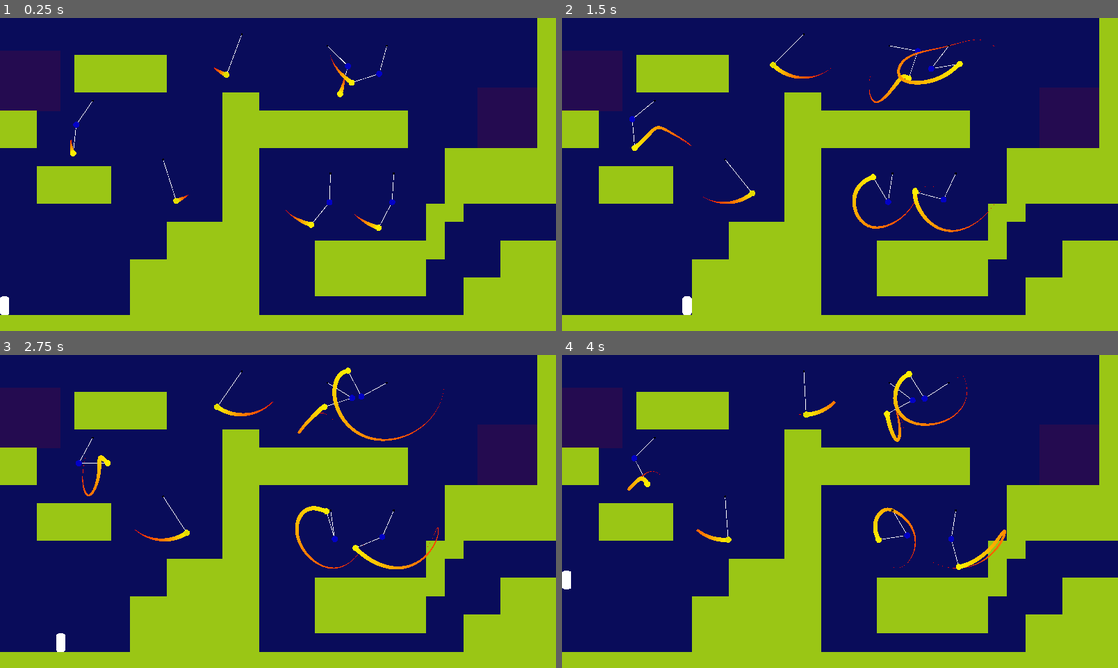
Above: before the commit, frames 1-4 (two rows, left to right).
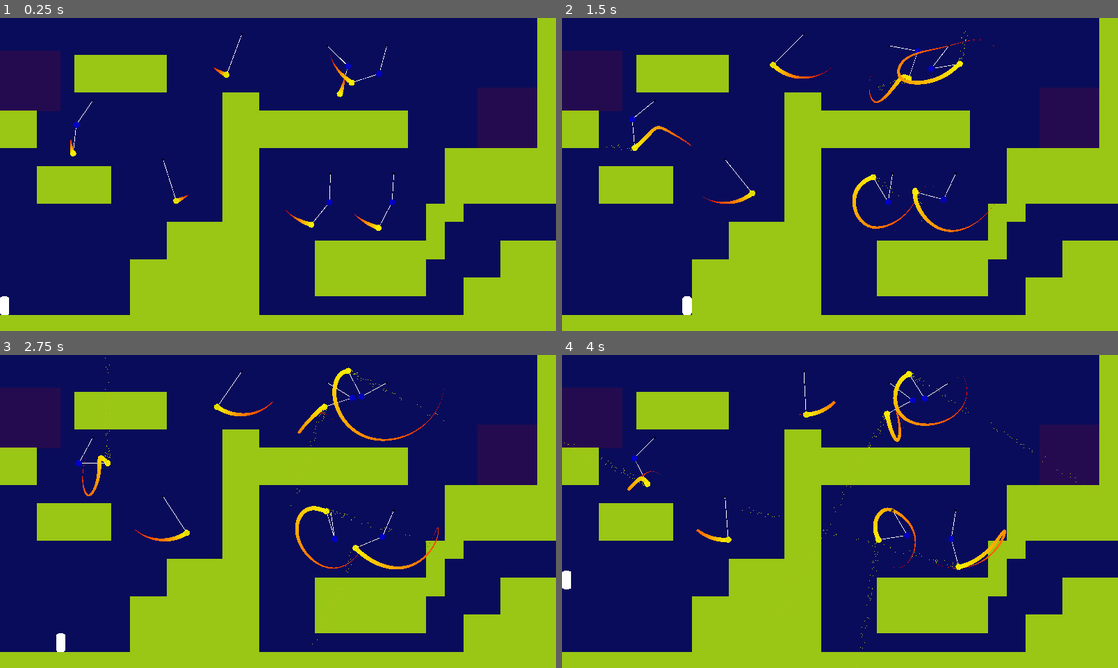
Above: after the commit, the same moments.

Repository: Eurydice86/Pendulum
Game: Godot game, scene res://scenes/ActualLevel2.tscn
The game is run twice, just before and just after one commit, with the same random seed, the same clock (stepped at 60 frames per second) and the same inputs. This scene is started directly instead of the project's main scene. The engine's default icon, where the game draws it, is replaced by a stand-in: a white triangle on a blue panel in a dark square.
Inputs:
- Up to frame 1 (0.25 s): no input
- Up to frame 2 (1.5 s): hold D (move_right) from 0.53 s (still down); tap Space (jump) at 0.77 s
- Up to frame 3 (2.75 s): tap Space (jump) at 1.52 s; release D (move_right) at 2.03 s; hold A (move_left) from 2.03 s (still down)
- Up to frame 4 (4 s): keep holding A (move_left); tap Space (jump) at 3.02, 3.77 s

The runs differ from the first frame. In frame 1, less than 0.1% of the frame differs, in the area x 12-69%, y 20-68%; in frame 2, less than 0.1%; in frame 3, less than 0.1%; in frame 4, less than 0.1%, in the area x 0-98%, y 5-100%.

Commit message:
particle trail
added a particles thingy but the angle is still messed up

Diff:
--- a/scenes/Pendulum.tscn
+++ b/scenes/Pendulum.tscn
@@ -14,6 +14,16 @@
 colors = PoolColorArray( 1, 0, 0, 1, 1, 0.630223, 0, 1, 1, 0.937255, 0, 1 )
 
 [sub_resource type="CircleShape2D" id=3]
+
+[sub_resource type="ParticlesMaterial" id=4]
+emission_shape = 1
+emission_sphere_radius = 10.0
+flag_disable_z = true
+direction = Vector3( 0, 0, 0 )
+gravity = Vector3( 0, 98, 0 )
+orbit_velocity = 0.0
+orbit_velocity_random = 0.0
+color = Color( 0.760784, 0.811765, 0.0235294, 1 )
 
 [node name="Pendulum" type="Node2D"]
 script = ExtResource( 1 )
@@ -49,4 +59,9 @@
 [node name="CollisionShape2D" type="CollisionShape2D" parent="pivot/mass2/Area2D"]
 shape = SubResource( 3 )
 
+[node name="Particles2D" type="Particles2D" parent="pivot/mass2"]
+amount = 512
+lifetime = 5.0
+process_material = SubResource( 4 )
+
 [connection signal="body_entered" from="pivot/mass2/Area2D" to="." method="_on_Area2D_body_entered"]
--- a/scripts/Pendulum.gd
+++ b/scripts/Pendulum.gd
@@ -38,6 +38,7 @@
 
 	$pivot/mass1.global_position = $pivot.global_position + l1 * Vector2(sin(theta1), cos(theta1))
 	$pivot/mass2.global_position = $pivot.global_position + $pivot/mass1.position + l2 * Vector2(sin(theta2), cos(theta2))
+	$pivot/mass2.rotation = theta2 + PI/2
 
 
 	update()
Not shown: 1 places in scenes/Pendulum.tscn that only renumber resources
